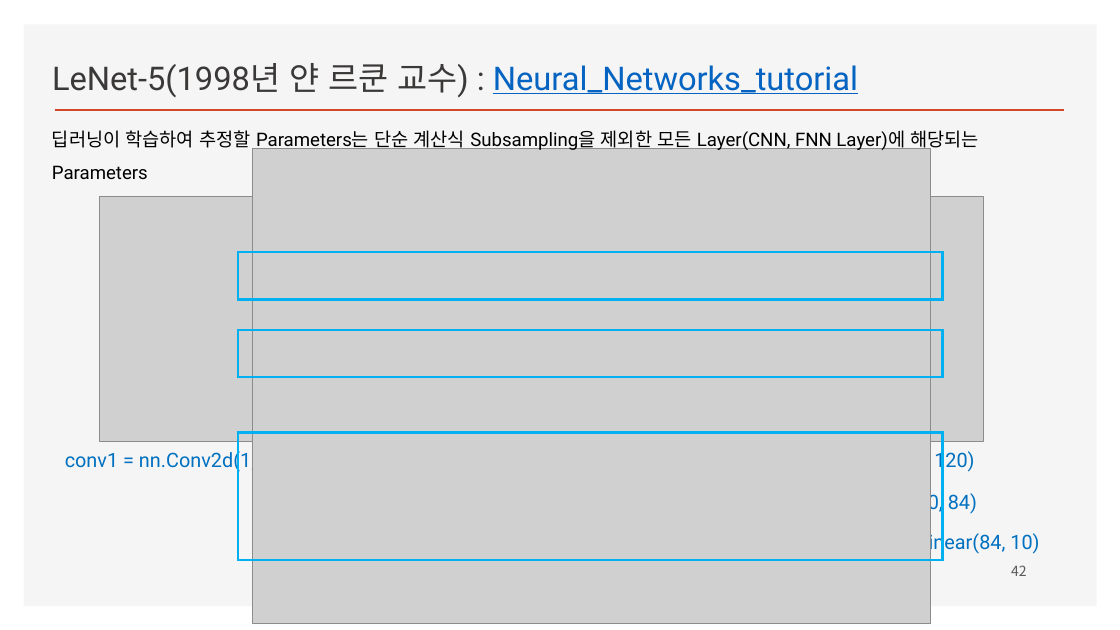
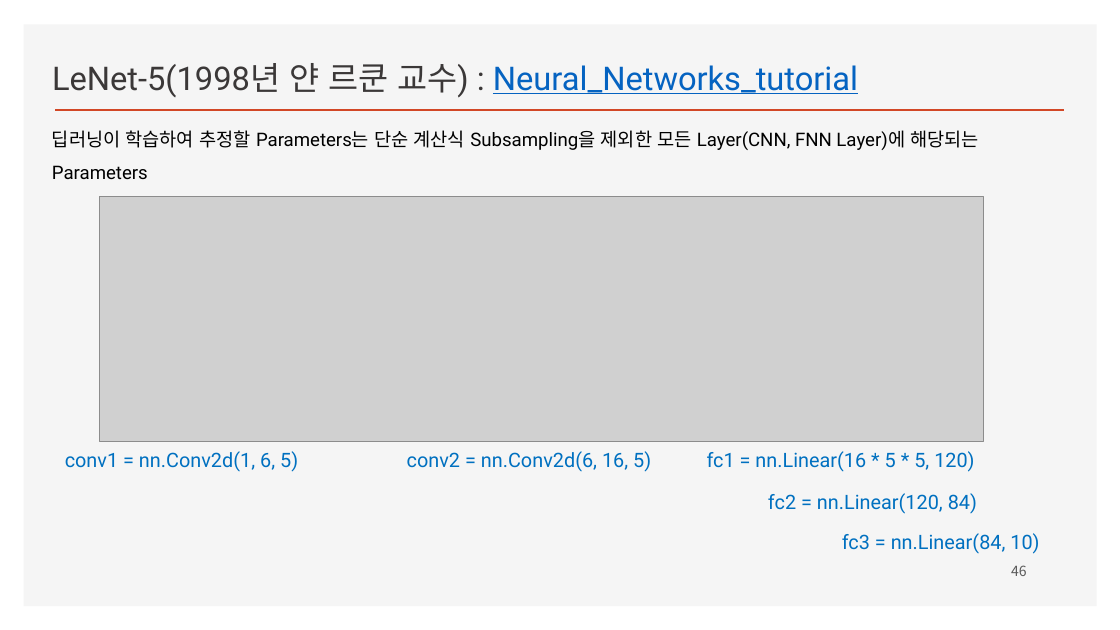
Before and after one commit to ancestor9/2026_Fall_Deep-Learning-with-Python, a slide deck: slide 46 of Chapter 08 Image Classification.pptx (slide 42 before the commit). Drawn at 1120x630 pixels with LibreOffice and Linux fonts; fonts in the diff are those of the drawing; grey boxes stand for pictures; background and template pictures are left out. Boxes give left, top, right and bottom in pixels: in the first picture for what was removed or moved away, otherwise in the second. Text is boxed around its words. In the diff, an @@ line names an element or a change of style, - is before the commit and + after.

```diff
--- a/Chapter 08 Image Classification.pptx
+++ b/Chapter 08 Image Classification.pptx
@@ picture removed at (253, 149, 931, 624) @@
@@ rectangle removed at (238, 252, 943, 299) @@
@@ rectangle removed at (238, 330, 943, 377) @@
@@ rectangle removed at (238, 433, 943, 560) @@
@@ text added at (407, 451, 651, 472), 17 pt, text #0070C0 @@
+conv2 = nn.Conv2d(6, 16, 5)
@@ page number at (1011, 565, 1027, 576): text changed @@
-42
+46
```
Also in this commit, not shown: 6 other slides changed, 6 slides added, 1 slide removed.
